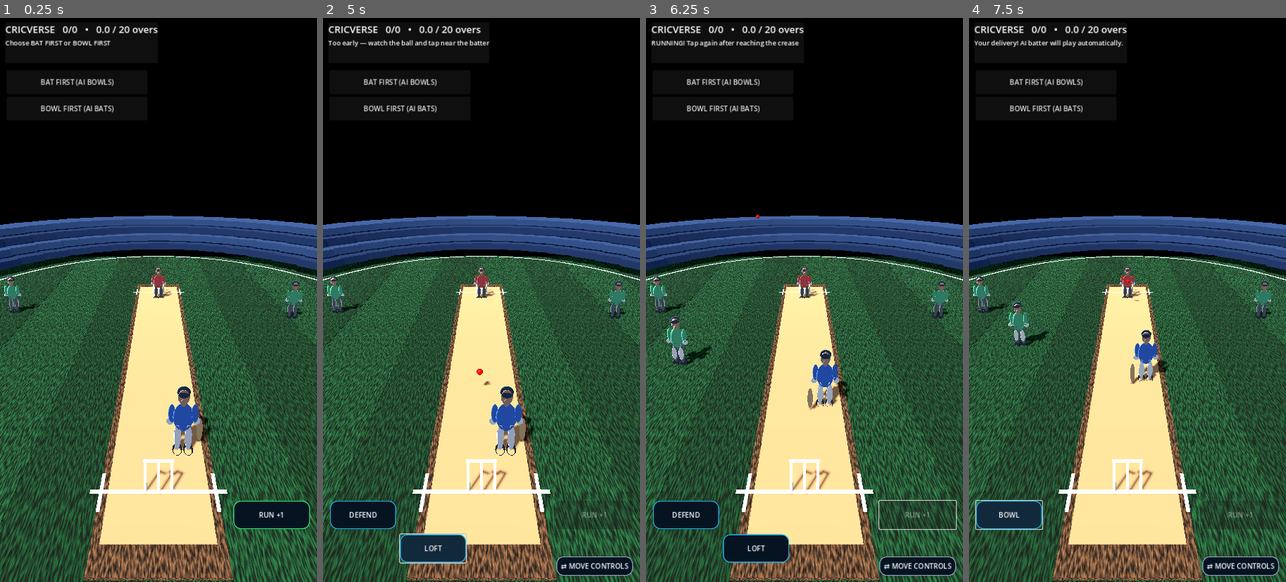
Above: before the commit, frames 1-4 (left to right).
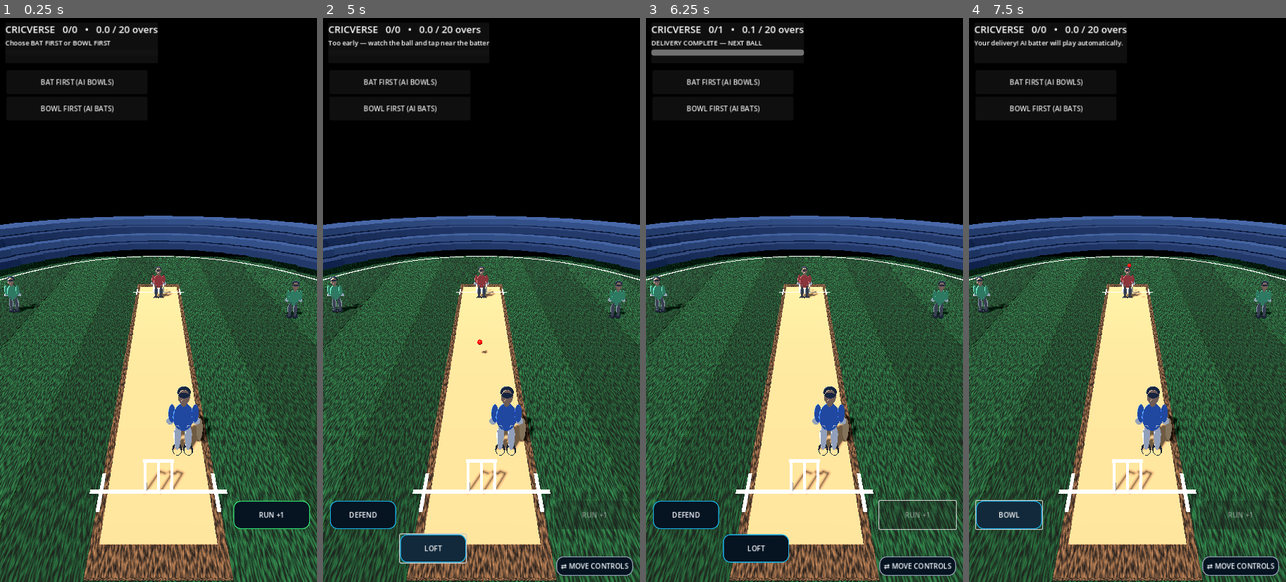
Above: after the commit, the same moments.

Repository: rakibbristy/boundary-cricket
Game: Godot game, scene res://main.tscn
Same seed, same stepped clock (60 frames per second), same inputs: the game is played once before the commit and once after it.
Inputs (mouse positions are in pixels of both pictures, inside the frame that each line leads up to):
- Up to frame 1 (0.25 s): no input
- Up to frame 2 (5 s): click "BAT FIRST (AI BOWLS)" at 0.5 s; click "BOWL FIRST (AI BATS)" at 1.25 s; click "BOWL" at 2 s; click "BAT FIRST (AI BOWLS)" at 2.75 s; click "DEFEND" at 3.5 s; click "DRIVE" at 4.25 s
- Up to frame 3 (6.25 s): click "LOFT" at 5 s; click (918, 514) at 5.75 s, where only the run before the commit has a clickable "RUN +1"
- Up to frame 4 (7.5 s): click "BOWL FIRST (AI BATS)" at 6.5 s; click "BOWL" at 7.25 s

The runs differ from the first frame. In frame 2, less than 0.1% of the frame differs, in the area x 48-53%, y 56-66%; in frame 3, 2.8%, in the area x 1-67%, y 1-78%; in frame 4, 1.8%.

Commit message:
Improve fielding pickup, reset players, varied bowling speed and batting timing meter

Diff:
--- a/cricverse/main.gd
+++ b/cricverse/main.gd
@@ -31,8 +31,13 @@
 var completed_runs_this_ball := 0
 var shot_boundary_done := false
 var fielder_nodes: Array[Node3D] = []
+var fielder_home_positions: Array[Vector3] = []
 var active_fielder: Node3D = null
 var fielder_chasing := false
+var fielder_has_ball := false
+var timing_meter: ProgressBar
+var delivery_speed := 12.0
+var delivery_speed_name := "MEDIUM"
 var delivery_full_toss := false
 var delivery_bounced := false
 var run_start_z := 7.2
@@ -298,6 +303,7 @@
 	fielder.position = pos
 	add_child(fielder)
 	fielder_nodes.append(fielder)
+	fielder_home_positions.append(pos)
 	if _load_rigged_character("res://assets/players/fielder.gltf", fielder):
 		return
 	_capsule(fielder, Vector3(0, 1.0, 0), 0.2, 0.68, shirt)
@@ -358,6 +364,13 @@
 	status_label = Label.new()
 	status_label.add_theme_font_size_override("font_size", 15)
 	v.add_child(status_label)
+	timing_meter = ProgressBar.new()
+	timing_meter.min_value = 0.0
+	timing_meter.max_value = 100.0
+	timing_meter.value = 0.0
+	timing_meter.show_percentage = false
+	timing_meter.custom_minimum_size = Vector2(300, 14)
+	v.add_child(timing_meter)
 	var bat_mode := Button.new()
 	bat_mode.text = "BAT FIRST (AI BOWLS)"
 	bat_mode.position = Vector2(15, 120)
@@ -466,6 +479,8 @@
 	run_in_progress = false
 	if is_instance_valid(run_button):
 		run_button.disabled = true
+	_reset_batter_to_crease()
+	_reset_fielders()
 	_set_controls()
 	_update_score()
 	_show_status("YOU BAT • AI BOWLS AUTOMATICALLY" if mode == "batting" else "YOU BOWL • AI BATTER PLAYS AUTOMATICALLY")
@@ -549,13 +564,30 @@
 	ball.add_child(glow)
 	delivery_full_toss = randf() < 0.18
 	delivery_bounced = false
+	_reset_batter_to_crease()
+	_reset_fielders()
+	var speed_roll: float = randf()
+	if speed_roll < 0.12:
+		delivery_speed = randf_range(17.0, 19.5)
+		delivery_speed_name = "EXPRESS"
+	elif speed_roll < 0.38:
+		delivery_speed = randf_range(14.0, 16.5)
+		delivery_speed_name = "FAST"
+	elif speed_roll < 0.82:
+		delivery_speed = randf_range(10.8, 13.2)
+		delivery_speed_name = "MEDIUM"
+	else:
+		delivery_speed = randf_range(8.0, 10.0)
+		delivery_speed_name = "SLOW"
 	ball.position = Vector3(randf_range(-0.12, 0.12), 2.0, -8.2)
 	add_child(ball)
-	ball_velocity = Vector3(randf_range(-0.12, 0.12), 4.8 if delivery_full_toss else -0.8, 12.4)
+	ball_velocity = Vector3(randf_range(-0.12, 0.12), 4.8 if delivery_full_toss else -0.8, delivery_speed)
+	_show_status("%s DELIVERY%s" % [delivery_speed_name, " • FULL TOSS" if delivery_full_toss else ""])
 	ball_state = "delivery"
 	ball_bounced = false
 	active_fielder = null
 	fielder_chasing = false
+	fielder_has_ball = false
 	delivery_timer = 0.0
 	completed_runs_this_ball = 0
 	shot_boundary_done = false
@@ -610,10 +642,27 @@
 	balls += 1
 	if message != "":
 		_show_status(message)
+	_reset_batter_to_crease()
+	_reset_fielders()
 	if is_instance_valid(ball):
 		ball.queue_free()
 	auto_delivery_timer = 1.7
 	_update_score()
+
+func _reset_batter_to_crease() -> void:
+	if is_instance_valid(batter):
+		batter.position = Vector3(0.75, 0.0, 7.2)
+		batter.rotation = Vector3.ZERO
+
+func _reset_fielders() -> void:
+	for i in range(fielder_nodes.size()):
+		var fielder: Node3D = fielder_nodes[i]
+		if is_instance_valid(fielder) and i < fielder_home_positions.size():
+			fielder.position = fielder_home_positions[i]
+			fielder.rotation = Vector3.ZERO
+	active_fielder = null
+	fielder_chasing = false
+	fielder_has_ball = false
 
 func _process(delta: float) -> void:
 	if not match_started:
@@ -637,6 +686,10 @@
 		return
 
 	delivery_timer += delta
+	if is_instance_valid(timing_meter):
+		timing_meter.visible = play_mode == "batting" and ball_state == "delivery"
+		if timing_meter.visible:
+			timing_meter.value = clampf((ball.position.z - 2.8) / 4.5 * 100.0, 0.0, 100.0)
 	# Manual ball simulation keeps the ball visible and predictable on mobile.
 	ball_velocity.y -= 7.2 * delta
 	ball.position += ball_velocity * delta
@@ -691,8 +744,8 @@
 			_show_status("BEATEN! Dot ball.")
 		_update_score()
 
-	# Select one nearest fielder per shot. Others hold their positions to prevent crowding.
-	if ball_state == "shot" and is_instance_valid(ball) and not shot_boundary_done:
+	# One selected fielder attacks the ball, fields it once, then holds possession.
+	if ball_state == "shot" and is_instance_valid(ball) and not shot_boundary_done and not fielder_has_ball:
 		if not fielder_chasing and fielder_nodes.size() > 0:
 			var nearest_distance: float = INF
 			for candidate in fielder_nodes:
@@ -704,24 +757,27 @@
 					active_fielder = candidate
 			fielder_chasing = active_fielder != null
 		if is_instance_valid(active_fielder):
-			var target := Vector3(ball.position.x, 0.0, ball.position.z)
-			var to_ball := target - active_fielder.position
+			var horizontal_target := Vector3(ball.position.x, 0.0, ball.position.z)
+			var to_ball := horizontal_target - active_fielder.position
 			to_ball.y = 0.0
 			var distance_to_ball: float = to_ball.length()
-			if distance_to_ball > 0.7:
-				var step: float = minf(6.2 * delta, distance_to_ball - 0.62)
+			# Catch only when the falling ball is physically within reach.
+			var catch_distance: float = Vector3(active_fielder.position.x, active_fielder.position.y + 1.45, active_fielder.position.z).distance_to(ball.position)
+			if ball.position.y > 1.0 and ball.position.y < 3.6 and ball_velocity.y < 0.0 and catch_distance < 0.95:
+				wickets += 1
+				_show_status("CAUGHT! Clean catch by the fielder")
+				_finish_delivery()
+				return
+			if distance_to_ball > 0.8:
+				var step: float = minf(7.0 * delta, distance_to_ball - 0.72)
 				active_fielder.position += to_ball.normalized() * step
 				active_fielder.rotation.y = atan2(to_ball.x, to_ball.z)
-			elif ball.position.y > 1.1 and ball.position.y < 3.4 and ball_velocity.y < 0.0:
-				wickets += 1
-				_show_status("CAUGHT! Fielder completed the catch")
-				_finish_delivery()
-				return
-			elif ball.position.y <= 0.25:
-				ball.position.x = active_fielder.position.x
-				ball.position.z = active_fielder.position.z
+			elif ball.position.y <= 0.32:
+				# Ball is gathered at ground level; no more chasing or teleporting.
+				ball.position.y = 0.16
 				ball_velocity = Vector3.ZERO
-				_show_status("FIELDING! Ball stopped by fielder")
+				fielder_has_ball = true
+				_show_status("FIELDING! Ball gathered — fielder has it")
 
 	# Hit ball: one ground contact, then controlled roll.
 	if ball_state == "shot":
@@ -737,14 +793,14 @@
 			# Boundary replaces any runs attempted on the same delivery.
 			score = maxi(0, score - completed_runs_this_ball)
 			completed_runs_this_ball = 0
-			var is_six: bool = ball.position.y > 1.05
+			var is_six: bool = ball.position.y > 1.35 and shot_power >= 1.0
 			var boundary_runs: int = 6 if is_six else 4
 			score += boundary_runs
 			_show_status("SIX! +6" if is_six else "FOUR! +4")
 			_update_score()
 			_finish_delivery()
 			return
-		if ball_velocity.length() < 1.15 or delivery_timer > 6.0:
+		if fielder_has_ball or ball_velocity.length() < 1.15 or delivery_timer > 6.0:
 			run_in_progress = false
 			if is_instance_valid(run_button):
 				run_button.disabled = true
